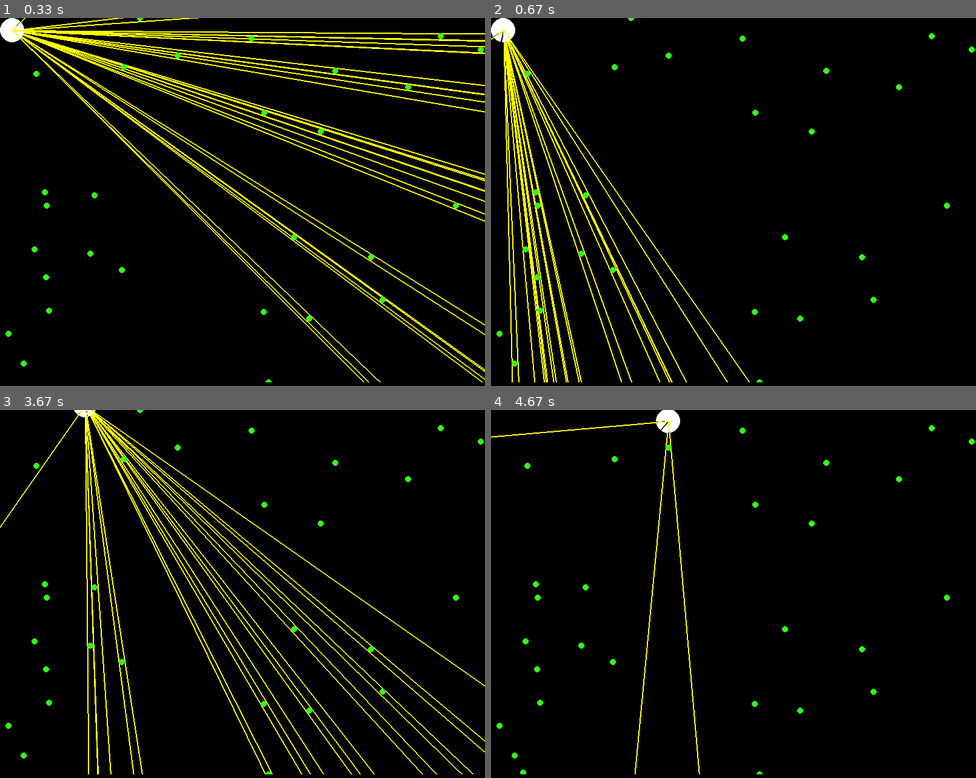
Above: before the commit, frames 1-4 (two rows, left to right).
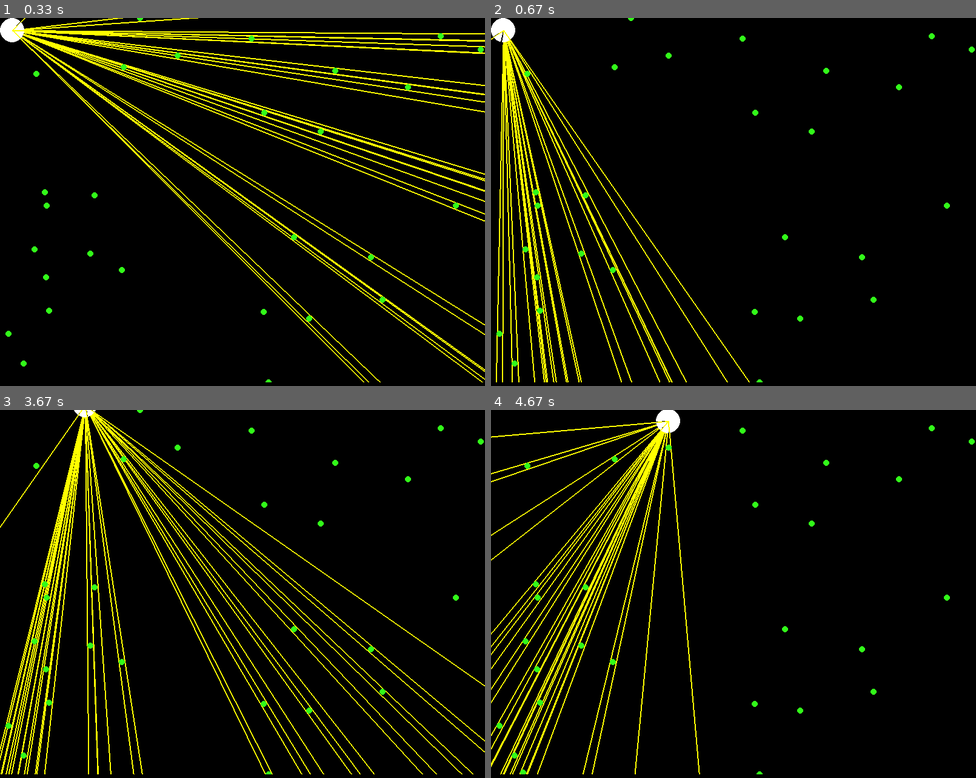
Above: after the commit, the same moments.

Repository: ZephyrSails/leben
Game: pygame game, started from game/main.py
The game is run twice, just before and just after one commit, with the same random seed, the same clock (stepped at 60 frames per second) and the same inputs.
Inputs:
- Up to frame 1 (0.33 s): no input
- Up to frame 2 (0.67 s): hold Right from 0.33 s (still down)
- Up to frame 3 (3.67 s): release Right at 0.8 s; hold Up 0.83-1.13 s; hold Right 1.17-1.63 s; hold Left 1.67-2.2 s; hold Down 2.23-2.53 s; hold Left 2.57-2.97 s; hold Up 3-3.37 s; hold Right from 3.4 s (still down)
- Up to frame 4 (4.67 s): release Right at 4.03 s; hold Down 4.07-4.43 s; hold Left from 4.47 s (still down)

Frame 1 is identical in both runs. In frame 2, 0.4% of the frame differs, in the area x 1-3%, y 6-100%; in frame 3, 2.5%; in frame 4, 4.2%, in the area x 0-37%, y 3-100%.

Commit message:
fix vision missing

Diff:
--- a/game/leben.py
+++ b/game/leben.py
@@ -23,8 +23,8 @@
     tan = r / R
     radians_delta = math.atan(tan)
 
-    center_radians = math.pi * 1.5 if (a == x) else math.atan(
-        (b - y) / (a - x))
+    center_radians = math.pi * 1.5 if (a == x) else math.atan2((b - y),
+                                                               (a - x))
     return (center_radians - radians_delta), (center_radians + radians_delta)
 
 
@@ -35,14 +35,15 @@
 def radians_between(radians, left, right):
     left = regulate_radians(left)
     right = regulate_radians(right)
+    radians = regulate_radians(radians)
+
     if right < left:
         right += 2 * math.pi
-    radians = regulate_radians(radians)
-    radians2 = radians - 2 * math.pi
-    radians3 = radians + 2 * math.pi
-    assert right > left
-    print(left, radians, right)
-    return radians < right and radians > left or radians2 < right and radians2 > left or radians3 < right and radians3 > left
+    for i in [-2, 0, 2]:
+        temp_radians = radians + i * math.pi
+        if temp_radians < right and temp_radians > left:
+            return True
+    return False
 
 
 class Move(Enum):
@@ -154,7 +155,6 @@
                                    self.dir_r_radians):
                     count += 1
                     self.draw_vison_line_from_center(radians)
-        print(count)
 
     def draw_vison_line_from_center(self, radians):
         pygame.draw.line(
